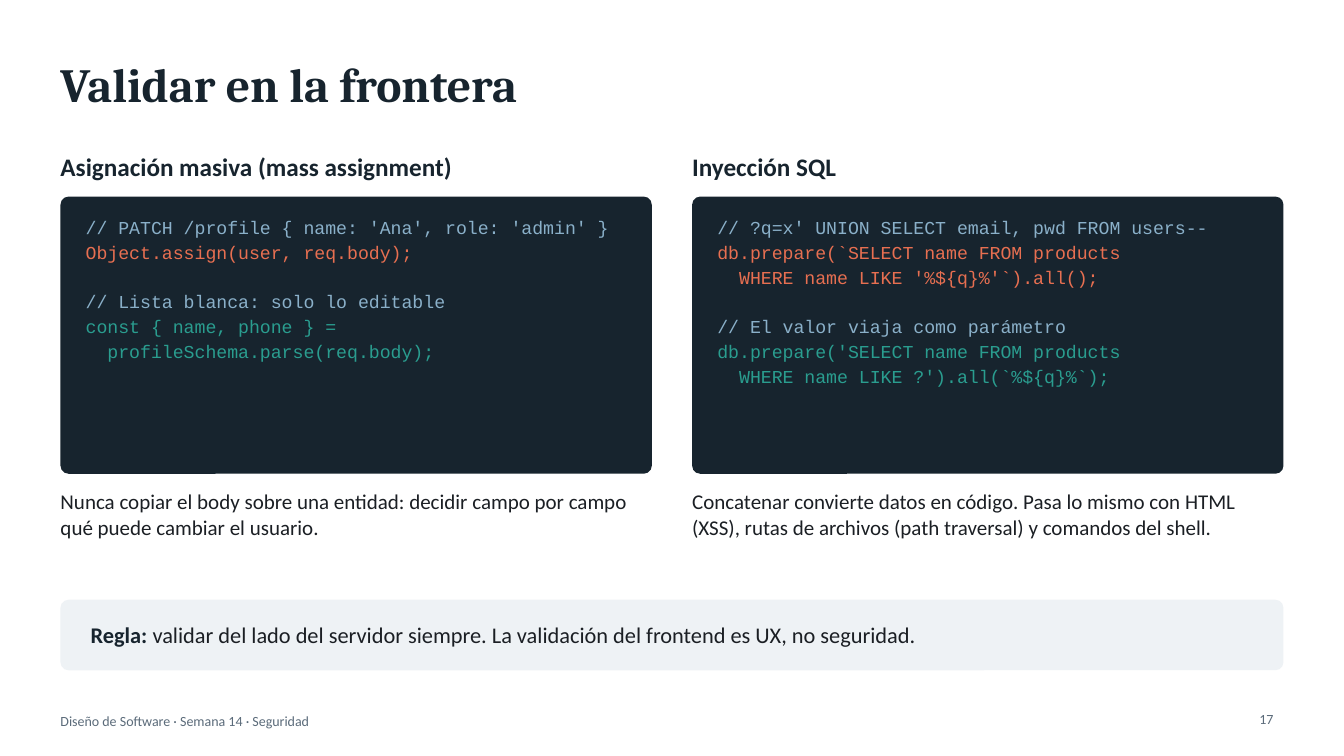
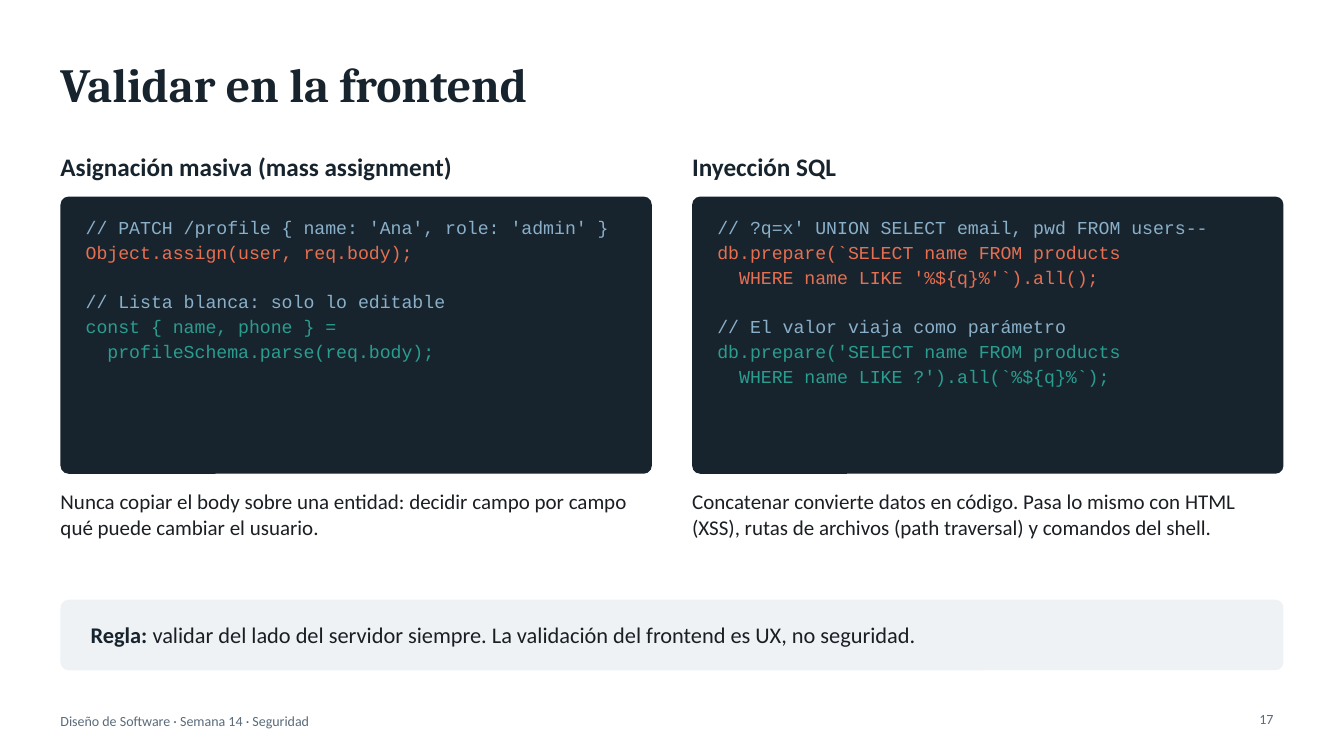
Before and after one commit to JonathanSolisP/design-course, a slide deck: slide 17 of Semana 14/Seguridad en el diseño de sistemas.pptx. Drawn at 1344x756 pixels with LibreOffice and Linux fonts; fonts in the diff are those of the drawing. Boxes give left, top, right and bottom in pixels: in the first picture for what was removed or moved away, otherwise in the second. Text is boxed around its words. In the diff, an @@ line names an element or a change of style, - is before the commit and + after.

```diff
--- a/Semana 14/Seguridad en el diseño de sistemas.pptx
+++ b/Semana 14/Seguridad en el diseño de sistemas.pptx
@@ title at (60, 68, 528, 103): text changed @@
-Validar en la frontera
+Validar en la frontend
```
Also in this commit, not shown: 9 other slides changed.
